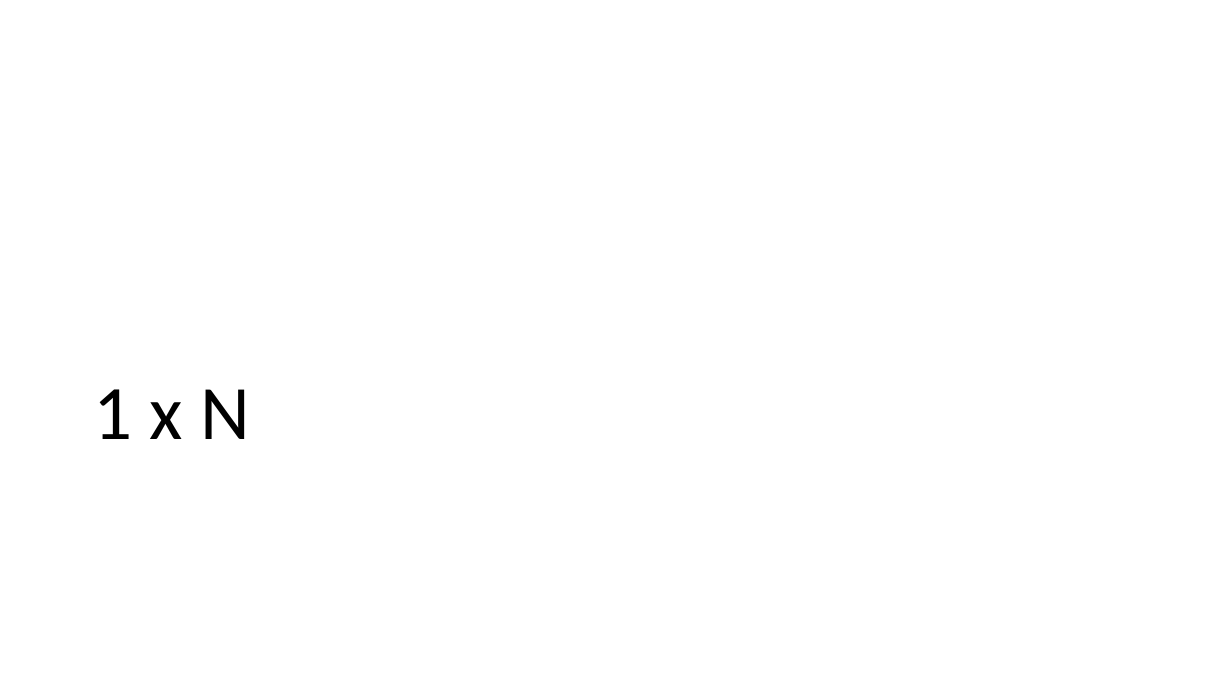
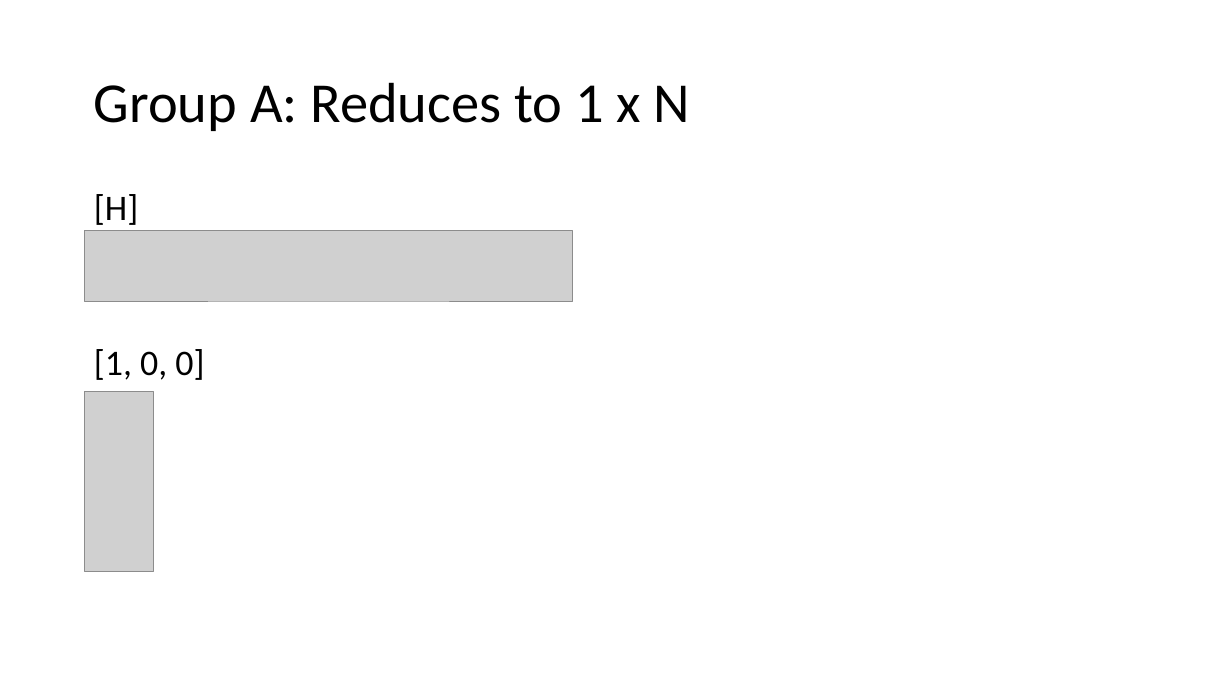
Before and after one commit to EzraSkwarka/Math-Capstone, a slide deck: slide 17 of Presentation/Mat Cap draft.pptx (slide 13 before the commit). Drawn at 1232x693 pixels with LibreOffice and Linux fonts; fonts in the diff are those of the drawing; grey boxes stand for pictures. Boxes give left, top, right and bottom in pixels: in the first picture for what was removed or moved away, otherwise in the second. Text is boxed around its words. In the diff, an @@ line names an element or a change of style, - is before the commit and + after.

```diff
--- a/Presentation/Mat Cap draft.pptx
+++ b/Presentation/Mat Cap draft.pptx
@@ title "Group A: Reduces to 1 ..." at (94, 82, 690, 131): vertical alignment bottom to middle @@
@@ title at (94, 82, 690, 131): text changed; size 60 to 44 pt @@
-1 x N
+Group A: Reduces to 1 x N
@@ text added at (94, 194, 204, 380), 28 pt, text #000000 @@
+[H]
+[1, 0, 0]
@@ picture added at (85, 231, 573, 301) @@
@@ picture added at (85, 392, 153, 571) @@
```
Also in this commit, not shown: 11 other slides changed, 9 slides added, 1 slide removed.
